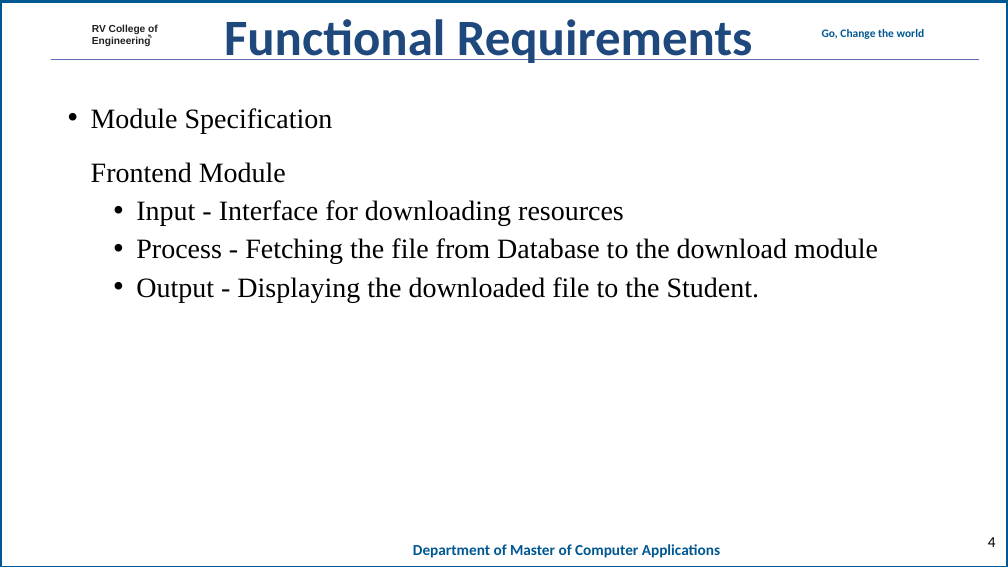
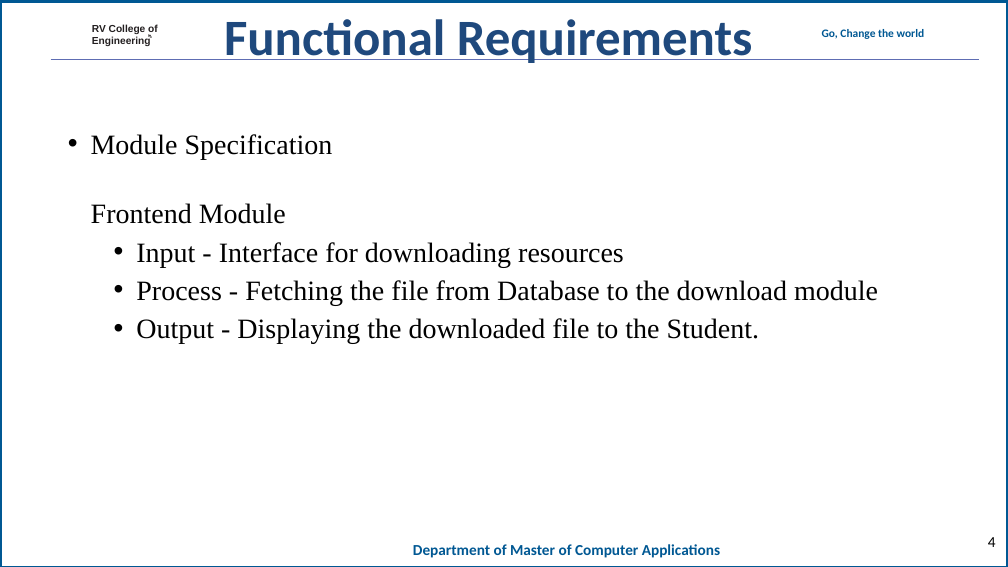
Before and after one commit to mohanrockz/Minor-Project, a slide deck: slide 4 of 20mca36-Minor Project_Phase 2_template11.ppt. Drawn at 1008x567 pixels with LibreOffice and Linux fonts; fonts in the diff are those of the drawing; background and template pictures are left out. Boxes give left, top, right and bottom in pixels: in the first picture for what was removed or moved away, otherwise in the second. Text is boxed around its words. In the diff, an @@ line names an element or a change of style, - is before the commit and + after.

```diff
--- a/20mca36-Minor Project_Phase 2_template11.ppt
+++ b/20mca36-Minor Project_Phase 2_template11.ppt
@@ text "Module Specification" rewrapped from (x1=91, y1=108, x2=878, y2=302) to (x1=91, y1=134, x2=878, y2=344) @@
```
Also in this commit, not shown: 2 other slides changed, 1 slide added, 3 slides removed.
